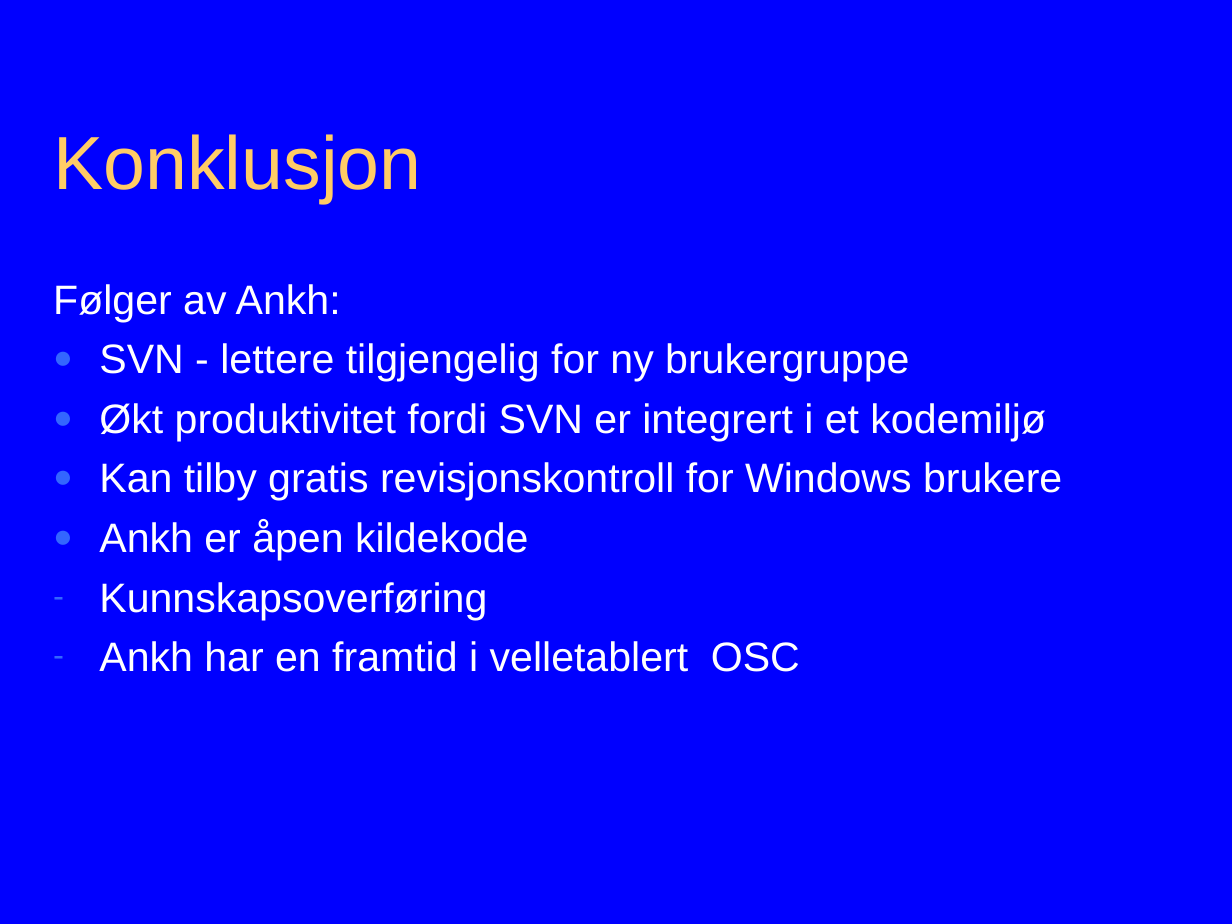
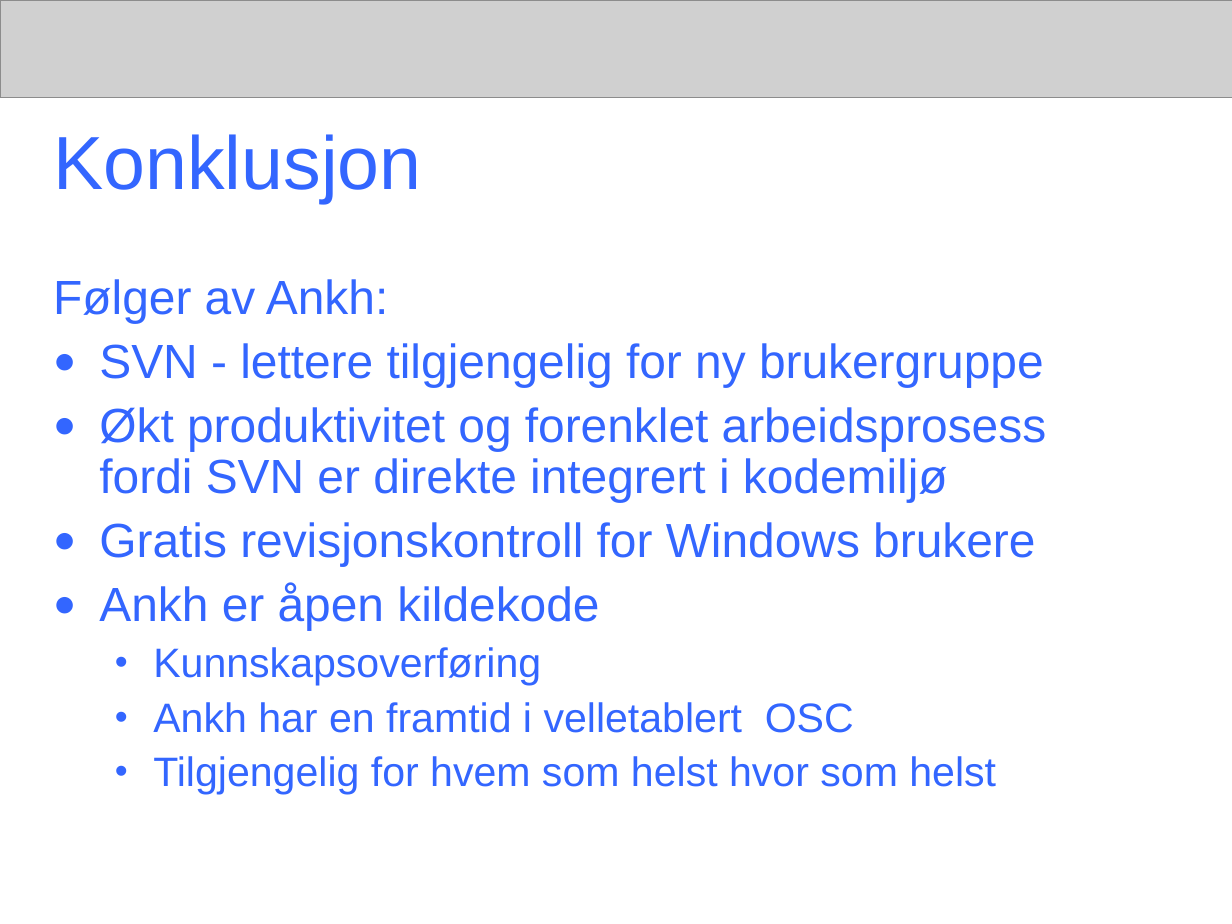
Before and after one commit to PhilJollans/AnkhSVN2019, a slide deck: slide 22 of doc/powerpoint/Subversion_addin_for_VS.NET.ppt (slide 20 before the commit). Drawn at 1232x924 pixels with LibreOffice and Linux fonts; fonts in the diff are those of the drawing; grey boxes stand for pictures. Boxes give left, top, right and bottom in pixels: in the first picture for what was removed or moved away, otherwise in the second. Text is boxed around its words. In the diff, an @@ line names an element or a change of style, - is before the commit and + after.

Commit message:
The presentation contain:
* Title of final project, name of authors
* Background
- Revision control: wc, revision, repository to be explained
- Subversion
- CollabNet
- VS.NET
- Aim of the final project

*Content
- Functionality of NSvn
- Navigation model of Ankh
- What can Ankh do?
- Example of how Ankh works: Manual demo performed at school PC
- Ankh Help: Manual demo performed at school PC
- Improvements of GUI
- Testing of Ankh
- Challenges and development environment
- Conclusion

White background, "ankh header" without letters or symbol

```diff
--- a/doc/powerpoint/Subversion_addin_for_VS.NET.ppt
+++ b/doc/powerpoint/Subversion_addin_for_VS.NET.ppt
@@ background #0000FF to #FFFFFF @@
@@ picture added at box(0, 0, 1232, 97) @@
@@ title "Konklusjon" at box(53, 134, 421, 203): text colour #FFCC66 to #3366FF @@
@@ text at box(53, 279, 1044, 733): size 24 to 28 pt in "Følger av Ankh:", "SVN - lettere tilgjengelig for ny brukergruppe", "Ankh er åpen kildekode"; text colour #FFFFFF to #3366FF in "Følger av Ankh:", "SVN - lettere tilgjengelig for ny brukergruppe", "Ankh er åpen kildekode", "Kunnskapsoverføring" and 1 more places; line spacing 1 to 0.9; more space between paragraphs; bullet - to •; list level 1 to 2 in "Kunnskapsoverføring"; list level 1 to 2 in "Ankh har en framtid i ..." @@
@@ text at box(99, 407, 1047, 566): text changed; size 24 to 28 pt; text colour #FFFFFF to #3366FF @@
-● Økt produktivitet fordi SVN er integrert i et kodemiljø
-● Kan tilby gratis revisjonskontroll for Windows brukere
+● Økt produktivitet og forenklet arbeidsprosess fordi SVN er direkte integrert i kodemiljø
+● Gratis revisjonskontroll for Windows brukere
@@ text at box(153, 756, 996, 795): paragraph added @@
+  • Tilgjengelig for hvem som helst hvor som helst
```
Also in this commit, not shown: 12 other slides changed, 9 slides added, 7 slides removed.
